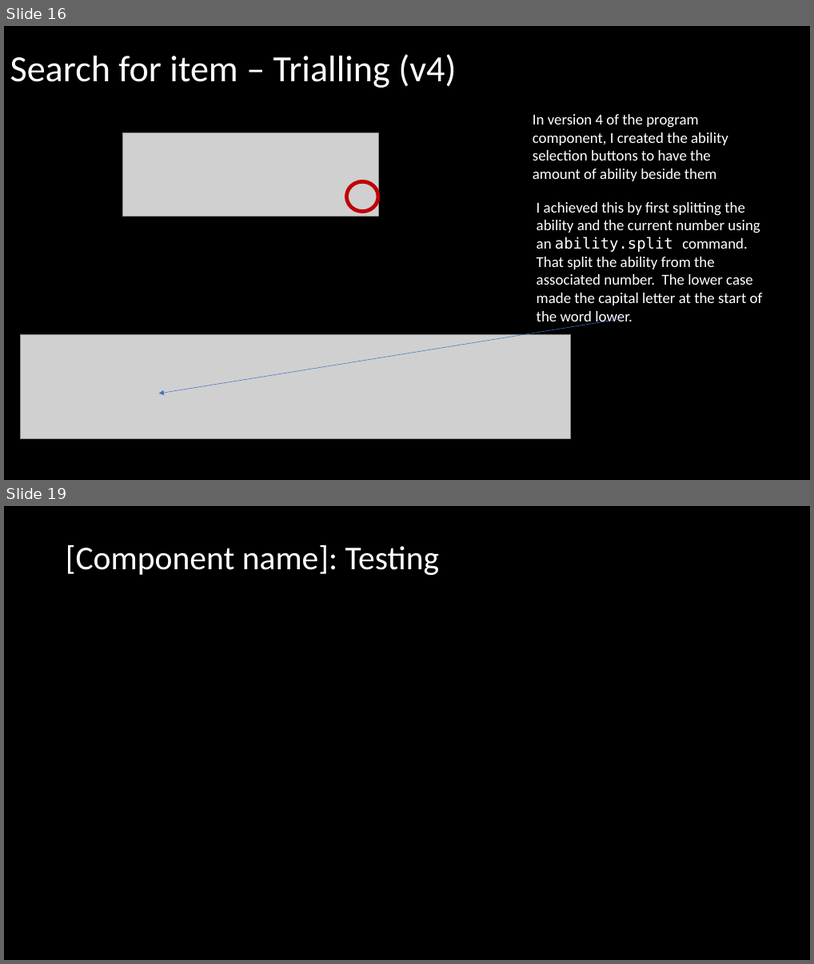
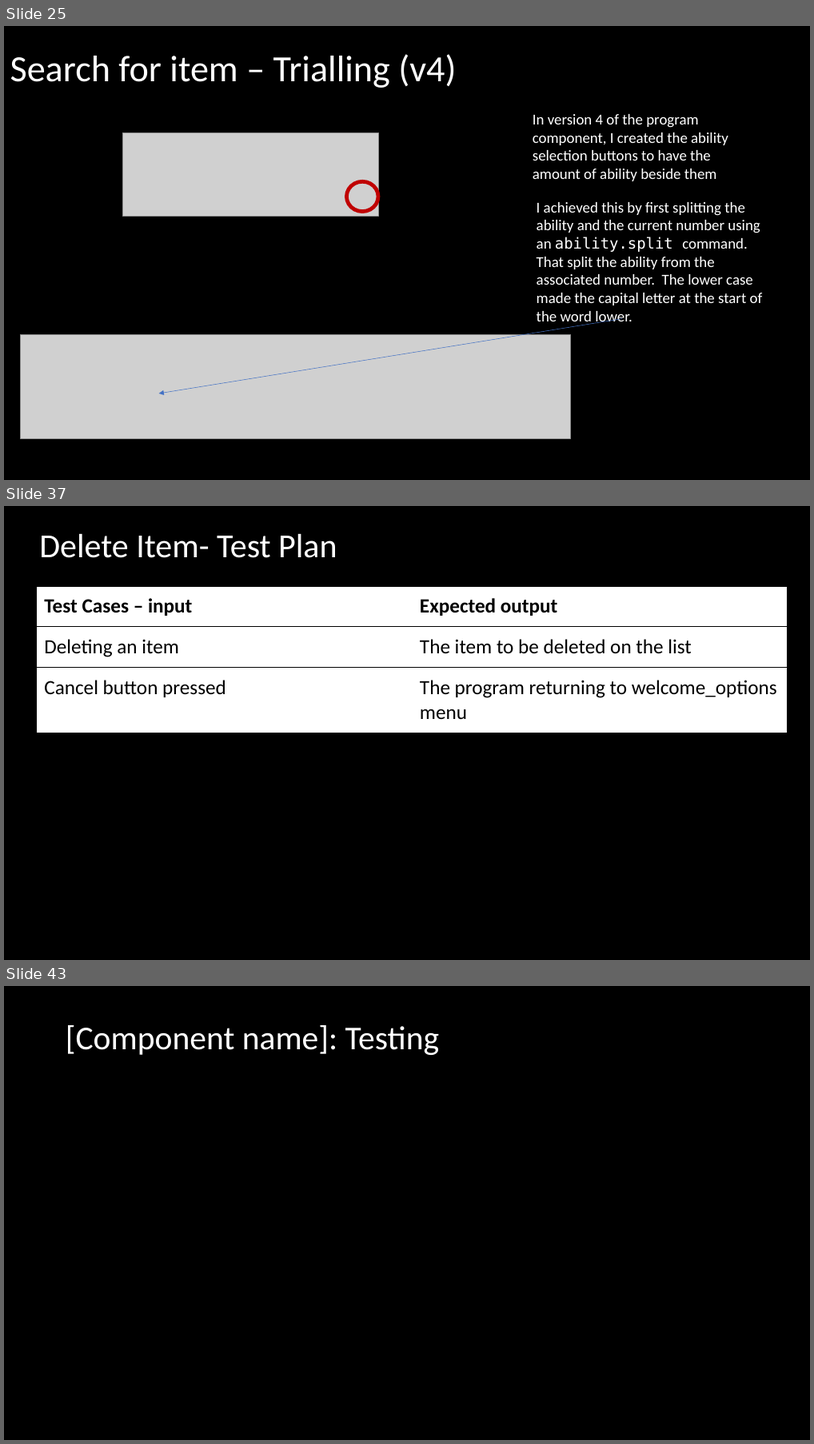
Before and after one commit to Joepapa101/2.7---2.8-Assessment, a slide deck: 2.7 and 2.8 Documentation Template.pptx. Shown one above the other, each under a label of ours: slides 16 and 19 before the commit, slides 25, 37 and 43 after it; the slides between them are not shown. The pictures are 814x964 and 814x1444 pixels, drawn with LibreOffice and Linux fonts; fonts in the diff are those of the drawing; grey boxes stand for pictures. Boxes give left, top, right and bottom in pixels: in the first picture for what was removed or moved away, otherwise in the second. Text is boxed around its words. In the diff, an @@ line names an element or a change of style, - is before the commit and + after.

```diff
--- a/2.7 and 2.8 Documentation Template.pptx
+++ b/2.7 and 2.8 Documentation Template.pptx
@@ slide 37 added at <box>4,506,810,960</box>, background #000000 @@
@@ title added at <box>39,534,337,558</box>, 40 pt, text #FFFFFF @@
+Delete Item- Test Plan
@@ table added at <box>36,586,787,731</box>, 3 rows, 2 columns @@
+Test Cases – input | Expected output
+Deleting an item | The item to be deleted on the list
+Cancel button pressed | The program returning to welcome_options menu
@@ what was slide 16 is now slide 25 @@
@@ what was slide 19 is now slide 43 @@
```
Also in this commit, not shown: 5 slides changed, 24 other slides added, 1 slide removed, 10 other files.
